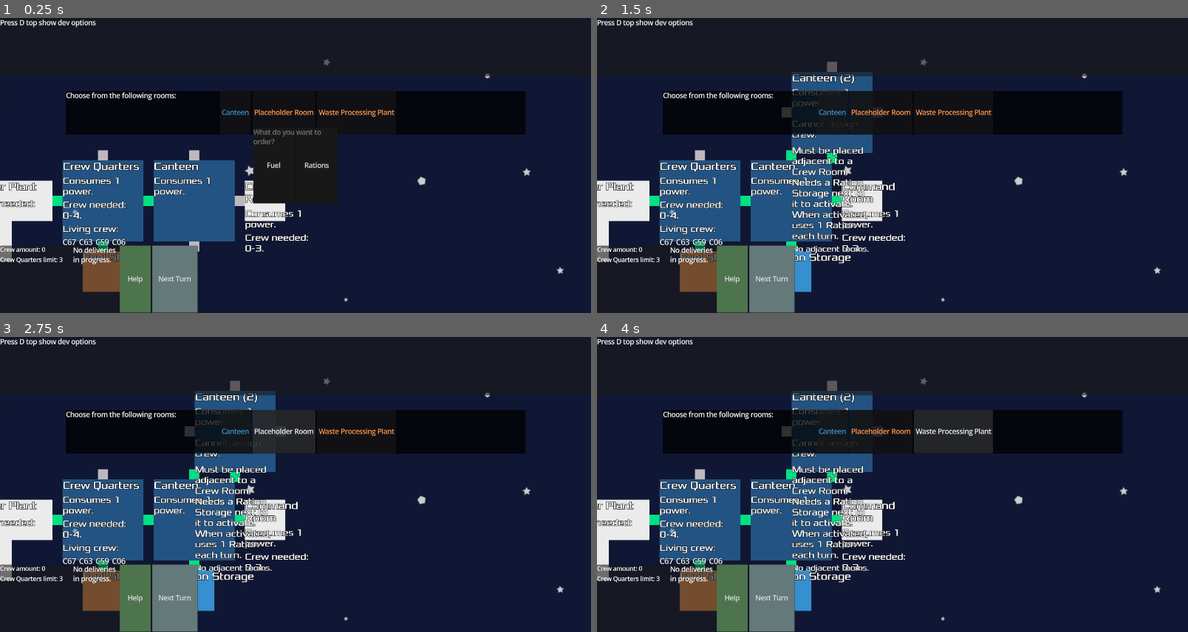
Above: before the commit, frames 1-4 (two rows, left to right).
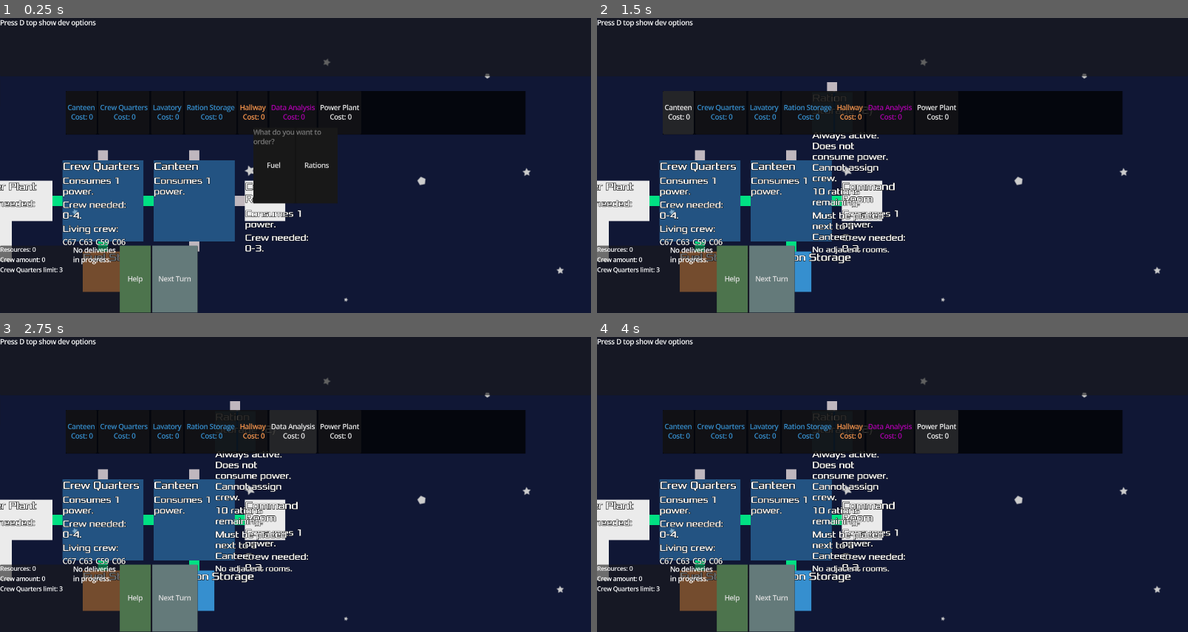
Above: after the commit, the same moments.

Repository: juhanikat/mothership
Game: Godot game, scene res://scenes/main.tscn
Same seed, same stepped clock (60 frames per second), same inputs: the game is played once before the commit and once after it. The engine's default icon, where the game draws it, is replaced by a stand-in: a white triangle on a blue panel in a dark square.
Inputs (mouse positions are in pixels of both pictures, inside the frame that each line leads up to):
- Up to frame 1 (0.25 s): no input
- Up to frame 2 (1.5 s): click (833, 112) at 0.5 s, where only the run before the commit has a clickable "Canteen"; click (679, 112) at 1.25 s, where only the run after the commit has a clickable "Canteen Cost: 0"
- Up to frame 3 (2.75 s): click (283, 431) at 2 s, where only the run before the commit has a clickable "Placeholder Room"
- Up to frame 4 (4 s): click (721, 431) at 2.75 s, where only the run after the commit has a clickable "Crew Quarters Cost: 0"; click (951, 431) at 3.5 s, where only the run before the commit has a clickable "Waste Processing Plant"

The runs differ from the first frame. In frame 1, 1.5% of the frame differs, in the area x 0-67%, y 25-87%; in frame 2, 6.2%; in frame 3, 5.9%; in frame 4, 6.4%, in the area x 0-67%, y 14-87%.

Commit message:
add resources, other big changes

Diff:
--- a/data_scripts/RoomData.gd
+++ b/data_scripts/RoomData.gd
@@ -15,6 +15,7 @@
 	AEH,
 	FUEL_STORAGE,
 	GARDEN,
+	AOR,
 	ROBOTICS,
 	WEAPONS_RESEARCH,
 	DATA_ANALYSIS,
@@ -78,6 +79,7 @@
 	RoomType.WPP: _wpp_data,
 	RoomType.FUEL_STORAGE: _fuel_storage_data,
 	RoomType.GARDEN: _garden_data,
+	RoomType.AOR: _aor_data,
 	RoomType.ROBOTICS: _robotics_data,
 	RoomType.WEAPONS_RESEARCH: _weapons_research_data,
 	RoomType.DATA_ANALYSIS: _data_analysis_data,
@@ -96,6 +98,7 @@
 	"room_shape": RoomShape.SmallSquareShape,
 	"room_desc": "",
 	"room_category": RoomCategory.SPECIAL_ROOM,
+	"resource_cost": 0,
 	"power_usage": 1,
 	"crew_needed": { "min": 0, "max": 3 },
 	"activate_when_connected": true,
@@ -108,6 +111,7 @@
 	"room_shape": RoomShape.LShape,
 	"room_desc": "Provides power for nearby rooms. Needs a Fuel Storage within 3 rooms to activate. When activated, uses 1 Fuel each turn.",
 	"room_category": RoomCategory.SPECIAL_ROOM,
+	"resource_cost": 0,
 	"power_usage": 0,
 	"crew_needed": { "min": 0, "max": 4 },
 	"activate_when_connected": true,
@@ -119,6 +123,7 @@
 	"room_shape": RoomShape.BigSquareShape,
 	"room_desc": "Allows importing resources such as fuel. Each delivery takes 3 turns to complete, and the room is locked in a powered state during that time.",
 	"room_category": RoomCategory.SPECIAL_ROOM,
+	"resource_cost": 0,
 	"power_usage": 1,
 	"crew_needed": { "min": 0, "max": 0 },
 }
@@ -130,6 +135,7 @@
 	"room_shape": RoomShape.BigSquareShape,
 	"room_desc": "Must be connected to a Canteen through Crew Rooms to activate.",
 	"room_category": RoomCategory.CREW_ROOM,
+	"resource_cost": 0,
 	"power_usage": 1,
 	"crew_amount": 4,
 	"crew_needed": { "min": 0, "max": 4 },
@@ -140,6 +146,7 @@
 	"room_shape": RoomShape.BigSquareShape,
 	"room_desc": "Must be placed adjacent to a Crew Room. Needs a Ration Storage next to it to activate. When activated, uses 1 Ration each turn.",
 	"room_category": RoomCategory.CREW_ROOM,
+	"resource_cost": 0,
 	"power_usage": 1,
 	"crew_needed": { "min": 0, "max": 0 },
 }
@@ -149,6 +156,7 @@
 	"room_shape": RoomShape.TShape,
 	"room_desc": "Must be placed adjacent to a Crew Room. There must be a Waste Processing Plant on the station to activate.",
 	"room_category": RoomCategory.CREW_ROOM,
+	"resource_cost": 0,
 	"power_usage": 1,
 	"crew_needed": { "min": 0, "max": 0 },
 }
@@ -158,6 +166,7 @@
 	"room_shape": RoomShape.SmallSquareShape,
 	"room_desc": "Must be placed next to a Canteen.",
 	"room_category": RoomCategory.CREW_ROOM,
+	"resource_cost": 0,
 	"always_activated": true,
 	"power_usage": 0,
 	"rations_amount": 10,
@@ -174,6 +183,7 @@
 					Adds one fuel to the nearest Fuel Storage for every two lavatories \
 					that are activated at the end of the turn.",
 	"room_category": RoomCategory.MAINTENANCE_ROOM,
+	"resource_cost": 0,
 	"power_usage": 2,
 	"crew_needed": { "min": 0, "max": 3 },
 	"delete_conns": ["left", "down", "right"],
@@ -184,6 +194,7 @@
 	"room_shape": RoomShape.LShape,
 	"room_desc": "Powers 1 room for every 4 green connectors on the station (rounded down).",
 	"room_category": RoomCategory.MAINTENANCE_ROOM,
+	"resource_cost": 0,
 	"power_usage": 0,
 	"power_supply": { "capacity": -1, "range": 10 },
 	"crew_needed": { "min": 0, "max": 3 },
@@ -196,6 +207,7 @@
 	"room_shape": RoomShape.MediumHallwayShape,
 	"room_desc": "",
 	"room_category": RoomCategory.MAINTENANCE_ROOM,
+	"resource_cost": 0,
 	"power_usage": 0,
 	"always_deactivated": true,
 	"accessible_by_crew": true,
@@ -207,6 +219,7 @@
 	"room_shape": RoomShape.MediumHallwayShape,
 	"room_desc": "Impassable by crew.",
 	"room_category": RoomCategory.MAINTENANCE_ROOM,
+	"resource_cost": 0,
 	"power_usage": 0,
 	"accessible_by_crew": false,
 	"always_deactivated": true,
@@ -218,6 +231,7 @@
 	"room_shape": RoomShape.SmallSquareShape,
 	"room_desc": "",
 	"room_category": RoomCategory.MAINTENANCE_ROOM,
+	"resource_cost": 0,
 	"power_usage": 0,
 	"always_activated": true,
 	"fuel_amount": 5,
@@ -230,6 +244,7 @@
 	"room_shape": RoomShape.SmallSquareShape,
 	"room_desc": "A placeholder room can be replaced by another room of the same size.",
 	"room_category": RoomCategory.MAINTENANCE_ROOM,
+	"resource_cost": 0,
 	"power_usage": 0,
 	"always_deactivated": true,
 	"crew_needed": { "min": 0, "max": 0 },
@@ -242,6 +257,7 @@
 	"room_shape": RoomShape.SmallSquareShape,
 	"room_desc": "Each adjacent Crew Quarters can has their Crew Capacity increased by 2.",
 	"room_category": RoomCategory.CREW_ROOM,
+	"resource_cost": 0,
 	"power_usage": 0,
 	"crew_supply_increase": 2,
 	"always_activated": true,
@@ -249,12 +265,24 @@
 }
 
 ## RESEARCH ROOMS
+
+const _aor_data: Dictionary[String, Variant] = {
+	"room_name": "Advanced Orbital Research",
+	"room_shape": RoomShape.TShape,
+	"room_desc": "Unlocks the Cargo Bay.",
+	"room_category": RoomCategory.RESEARCH_ROOM,
+	"resource_cost": 10,
+	"power_usage": 1,
+	"crew_needed": { "min": 0, "max": 0 },
+	#"delete_conns": ["up"],
+}
 
 const _robotics_data: Dictionary[String, Variant] = {
 	"room_name": "Robotics",
 	"room_shape": RoomShape.LShape,
 	"room_desc": "",
 	"room_category": RoomCategory.RESEARCH_ROOM,
+	"resource_cost": 0,
 	"power_usage": 1,
 	"crew_needed": { "min": 0, "max": 0 },
 }
@@ -264,6 +292,7 @@
 	"room_shape": RoomShape.TShape,
 	"room_desc": "Unlocks new rooms.",
 	"room_category": RoomCategory.RESEARCH_ROOM,
+	"resource_cost": 0,
 	"power_usage": 1,
 	"crew_needed": { "min": 0, "max": 0 },
 	"delete_conns": ["up"],
@@ -274,6 +303,7 @@
 	"room_shape": RoomShape.LShape,
 	"room_desc": "If activated at the start of a turn, adds an extra room option to choose from.",
 	"room_category": RoomCategory.RESEARCH_ROOM,
+	"resource_cost": 0,
 	"power_usage": 1,
 	"crew_needed": { "min": 0, "max": 0 },
 }
@@ -285,6 +315,7 @@
 	"room_shape": RoomShape.SmallSquareShape,
 	"room_desc": "Contains weapons to help your crew fight intruders.",
 	"room_category": RoomCategory.EMERGENCY_ROOM,
-	"power_usage": 1,
-	"crew_needed": { "min": 0, "max": 0 },
-}
+	"resource_cost": 0,
+	"power_usage": 1,
+	"crew_needed": { "min": 0, "max": 0 },
+}
--- a/gameplay_scripts/hud/hud.gd
+++ b/gameplay_scripts/hud/hud.gd
@@ -12,6 +12,7 @@
 @export var cargo_options_box: HBoxContainer
 @export var path_build_mode_label: RichTextLabel
 @export var path_info_label: RichTextLabel
+@export var resources_label: RichTextLabel
 @export var total_crew_amount_label: RichTextLabel
 @export var crew_quarters_limit_label: RichTextLabel
 @export var delivery_info_label: RichTextLabel
@@ -22,13 +23,14 @@
 
 @export var next_turn_button: Button
 
-@export var room_selection: RoomSelection
+@export var room_selector: RoomSelector
 @export var event_popup: EventPopup
 
 var total_crew: int = 0 # changed by the update() function in this script
 var crew_quarters_limit: int
 
 var spawned_room = null
+var total_resources: int = 0
 
 @onready var main: Main = get_parent()
 @onready var room_category_to_item_list = {
@@ -52,6 +54,7 @@
 
 	GlobalSignals.room_spawned.connect(_on_room_spawned)
 	GlobalSignals.room_connected.connect(_on_room_connected)
+	GlobalSignals.resources_changed.connect(_on_resources_changed)
 
 	path_build_mode_label.text = "Path build mode: OFF"
 	path_info_label.text = "No path yet"
@@ -92,7 +95,16 @@
 	for button: Button in cargo_options_box.get_children():
 		if len(button.pressed.get_connections()) > 0:
 			button.pressed.disconnect(_on_cargo_options_button_pressed)
-		button.pressed.connect(_on_cargo_options_button_pressed.bind(button.text, cargo_bay))
+
+		var delivery_type: RoomGameplay.DeliveryType
+		match button.text:
+			"Fuel":
+				delivery_type = RoomGameplay.DeliveryType.FUEL
+			"Rations":
+				delivery_type = RoomGameplay.DeliveryType.RATIONS
+			"Resources":
+				delivery_type = RoomGameplay.DeliveryType.RESOURCES
+		button.pressed.connect(_on_cargo_options_button_pressed.bind(delivery_type, cargo_bay))
 	cargo_popup.popup()
 
 
@@ -121,12 +133,13 @@
 	spawned_room = room
 
 
-func _on_room_connected(connector1: Connector, connector2: Connector) -> void:
-	if connector1.get_parent_room() == spawned_room or connector2.get_parent_room() == spawned_room:
-		# TODO: remove the hardcoded turn number here?
-		if GlobalVariables.turn != 1 and not GlobalVariables.CAN_PICK_MULTIPLE_ROOMS:
-			room_selection.hide()
-			spawned_room = null
+func _on_room_connected(_connector1: Connector, _connector2: Connector) -> void:
+	pass
+
+
+func _on_resources_changed(amount: int) -> void:
+	total_resources += amount
+	resources_label.text = "Resources: %" % [str(total_resources)]
 
 
 func _on_show_tooltips_button_toggled(toggled_on: bool) -> void:
@@ -141,7 +154,6 @@
 		return
 	if GlobalVariables.room_is_picked:
 		return
-	room_selection.show()
 	GlobalSignals.turn_advanced.emit()
 
 
@@ -166,7 +178,7 @@
 			item_list.deselect_all()
 
 
-func _on_cargo_options_button_pressed(cargo_type: String, cargo_bay: Room) -> void:
+func _on_cargo_options_button_pressed(cargo_type: RoomGameplay.DeliveryType, cargo_bay: Room) -> void:
 	# sets cargo type depending on the text of the Button pressed
 	main.order_cargo(cargo_type, cargo_bay)
 	cargo_popup.hide()
--- a/gameplay_scripts/hud/room_selection.gd
+++ /dev/null
@@ -1,30 +0,0 @@
-extends CanvasLayer
-
-class_name RoomSelection
-
-@export var order_description_label: RichTextLabel
-@export var room_container: HBoxContainer
-@onready var main: Main = get_tree().root.get_node("Main")
-
-
-func clear_room_buttons() -> void:
-	for button in room_container.get_children():
-		button.queue_free()
-
-
-## Adds one or more room buttons to the side panel (change this to have pictures of the rooms later).
-## Also show the description of the order.
-func show_order(description: String, room_data_array: Array[Dictionary]) -> void:
-	order_description_label.text = description
-	for room_data in room_data_array:
-		var new_room_button = Button.new()
-		var button_text_color = RoomData.room_colors[room_data["room_category"]]
-		new_room_button.add_theme_color_override("font_color", button_text_color)
-		new_room_button.text = "%s" % [room_data["room_name"]]
-		new_room_button.pressed.connect(_on_room_button_pressed.bind(room_data))
-		new_room_button.focus_mode = Control.FOCUS_NONE
-		room_container.add_child(new_room_button)
-
-
-func _on_room_button_pressed(room_data: Dictionary) -> void:
-	main.spawn_room_at_mouse(room_data)
--- /dev/null
+++ b/gameplay_scripts/hud/room_selector.gd
@@ -0,0 +1,86 @@
+extends CanvasLayer
+
+class_name RoomSelector
+
+@export var room_container: HBoxContainer
+@onready var main: Main = get_tree().root.get_node("Main")
+
+const RoomType = RoomData.RoomType
+const RoomCategory = RoomData.RoomCategory
+
+enum RoomSelection { STARTING_SELECTION }
+const starting_selection = [
+	RoomType.HALLWAY,
+	RoomType.POWER_PLANT,
+	RoomType.CREW_QUARTERS,
+	RoomType.CANTEEN,
+	RoomType.RATION_STORAGE,
+	RoomType.LAVATORY,
+	RoomType.DATA_ANALYSIS,
+]
+
+# this is updated through the game
+var current_selection = []
+
+
+static func room_sort(a: Dictionary, b: Dictionary) -> bool:
+	var category_preference = [
+		RoomCategory.CREW_ROOM,
+		RoomCategory.MAINTENANCE_ROOM,
+		RoomCategory.EMERGENCY_ROOM,
+		RoomCategory.RESEARCH_ROOM,
+		RoomCategory.LUXURY_ROOM,
+		RoomCategory.SPECIAL_ROOM,
+	]
+	if category_preference.find(a.room_category) > category_preference.find(b.room_category):
+		return false
+	elif category_preference.find(a.room_category) == category_preference.find(b.room_category):
+		var names = [a, b].map(func(room_data): return room_data.room_name)
+		names.sort()
+		if names.find(a.room_name) > names.find(b.room_name):
+			return false
+		return true
+	return true
+
+
+func _ready() -> void:
+	GlobalSignals.room_connected.connect(_on_room_connected)
+	current_selection += starting_selection
+
+
+func clear_room_buttons() -> void:
+	for button in room_container.get_children():
+		button.queue_free()
+
+
+func show_selection() -> void:
+	clear_room_buttons()
+
+	var room_data_array = []
+	for room_type in current_selection:
+		room_data_array.append(RoomData.room_data[room_type])
+
+	room_data_array.sort_custom(room_sort)
+
+	for room_data in room_data_array:
+		var new_room_button = Button.new()
+		var button_text_color = RoomData.room_colors[room_data["room_category"]]
+		new_room_button.add_theme_color_override("font_color", button_text_color)
+		new_room_button.text = "%s \n\n Cost: %s" % [room_data["room_name"], room_data["resource_cost"]]
+		new_room_button.pressed.connect(_on_room_button_pressed.bind(room_data))
+		new_room_button.focus_mode = Control.FOCUS_NONE
+		room_container.add_child(new_room_button)
+
+
+func add_rooms_to_selection(new_rooms: Array[RoomType]) -> void:
+	current_selection += new_rooms
+
+
+func _on_room_connected(connector1: Connector, _connector2: Connector) -> void:
+	if connector1.get_parent_room().room_type == RoomType.AOR:
+		add_rooms_to_selection([RoomType.CARGO_BAY])
+	show_selection()
+
+
+func _on_room_button_pressed(room_data: Dictionary) -> void:
+	main.spawn_room_at_mouse(room_data)
--- a/gameplay_scripts/main.gd
+++ b/gameplay_scripts/main.gd
@@ -47,7 +47,7 @@
 ## Creates a new room at <pos>, and adds it as a child to TestingRoom.
 func create_testing_room(room_type: RoomData.RoomType, pos: Vector2) -> Room:
 	var new_room = room_scene.instantiate()
-	new_room.init_room(RoomData.room_data[room_type])
+	new_room.init_room(RoomData.room_data[room_type], false, true)
 	new_room.global_position = pos
 	room_nodes.add_child(new_room)
 	return new_room
@@ -55,13 +55,7 @@
 
 func _ready() -> void:
 	camera.zoom = default_zoom
-	var active_data_analysis_rooms = get_tree().get_nodes_in_group(str(RoomType.DATA_ANALYSIS)) \
-	.filter(func(room: Room): return room.gameplay.activated)
-	var first_order = OrderFunctions.get_order_for_next_turn(len(active_data_analysis_rooms))
-
-	var possible_rooms: Array[Dictionary]
-	possible_rooms.assign(first_order.selected_rooms)
-	hud.room_selection.show_order(first_order.description, possible_rooms)
+	hud.room_selector.show_selection()
 
 	GlobalSignals.crew_quarters_limit_raised.connect(_on_crew_quarters_limit_raised)
 	GlobalSignals.crew_quarters_limit_lowered.connect(_on_crew_quarters_limit_lowered)
@@ -267,8 +261,8 @@
 	hud.show_cargo_popup(cargo_bay)
 
 
-func order_cargo(order_type: String, ordering_cargo_bay: Room) -> bool:
-	var delivery = { "type": order_type, "turns_left": 3, "made_by": ordering_cargo_bay }
+func order_cargo(order_type: RoomGameplay.DeliveryType, ordering_cargo_bay: Room) -> bool:
+	var delivery = { "type": order_type, "turns_left": 3, "amount": 5, "made_by": ordering_cargo_bay }
 	GlobalSignals.cargo_bay_order_made.emit(delivery)
 	return true
 
@@ -276,27 +270,10 @@
 ## Gets a new order from the captain and shows the corresponding buttons in the HUD.
 ## Also calls next_turn() inside each RoomGameplay.
 func _on_next_turn() -> void:
-	if hud.event_popup.visible:
-		hud.event_popup.hide()
-
 	GlobalVariables.turn += 1
 	for gameplay: RoomGameplay in get_tree().get_nodes_in_group("RoomGameplay"):
 		gameplay.next_turn()
 
-	var active_data_analysis_rooms = get_tree().get_nodes_in_group(str(RoomType.DATA_ANALYSIS)) \
-	.filter(func(room: Room): return room.gameplay.activated)
-	var next_order = OrderFunctions.get_order_for_next_turn(len(active_data_analysis_rooms))
-
-	var possible_rooms: Array[Dictionary]
-	possible_rooms.assign(next_order.selected_rooms)
-	hud.room_selection.clear_room_buttons()
-	hud.room_selection.show_order(next_order.description, possible_rooms)
-
-	EventFunctions.print_event_info(get_tree())
-	var next_event_data = EventFunctions.get_random_event(get_tree())
-	if next_event_data:
-		hud.event_popup.show_event(next_event_data)
-
 
 func _on_crew_added(amount: int) -> void:
 	total_crew += amount
--- a/gameplay_scripts/room/RoomGameplay.gd
+++ b/gameplay_scripts/room/RoomGameplay.gd
@@ -16,10 +16,11 @@
 var crew_needed: Dictionary = { } # with keys "min" and "max", if assigned crew is less than min, the room cannot be activated.
 
 # FOR CARGO BAY
+enum DeliveryType {FUEL, RATIONS, RESOURCES}
 var order_in_progress: bool = false
 var delivery_in_progress: bool = false
 var turns_until_delivery: int = -1
-var current_delivery: Dictionary # Contains type, turns_left, and made_by: Room
+var current_delivery: Dictionary # Contains type: DeliveryType, turns_left: int, amount: int, and made_by: Room
 
 # FOR FUEL STORAGE
 var fuel_remaining: int = 0
@@ -311,7 +312,7 @@
 		GlobalSignals.delivery_status_changed.emit(current_delivery)
 		if current_delivery.turns_left == 0:
 			delivery_in_progress = false
-			if current_delivery.type == "Fuel":
+			if current_delivery.type == DeliveryType.FUEL:
 				var all_fuel_storages = get_tree().get_nodes_in_group(str(RoomType.FUEL_STORAGE))
 				if not all_fuel_storages:
 					GlobalNotice.display("Could not deliver Fuel: There aren't any Fuel Storages on the station.")
@@ -322,7 +323,7 @@
 					random_fuel_storage.room_info.update_fuel_remaining_label(random_fuel_storage.gameplay.fuel_remaining)
 					random_fuel_storage.highlight()
 					GlobalNotice.display("Fuel delivered to a random Fuel Storage.")
-			elif current_delivery.type == "Rations":
+			elif current_delivery.type == DeliveryType.RATIONS:
 				var all_ration_storages = get_tree().get_nodes_in_group(str(RoomType.RATION_STORAGE))
 				if not all_ration_storages:
 					GlobalNotice.display("Could not deliver Fuel: There aren't any Fuel Storages on the station.")
@@ -333,6 +334,8 @@
 					random_ration_storage.room_info.update_rations_remaining_label(random_ration_storage.gameplay.rations_remaining)
 					random_ration_storage.highlight()
 					GlobalNotice.display("Rations delivered to a random Ration Storage.")
+			elif current_delivery.type == DeliveryType.RESOURCES:
+				GlobalSignals.resources_changed.emit(current_delivery.amount)
 			else:
 				push_error("Invalid delivery type!!")
 			deactivate_room(false, true)
--- a/gameplay_scripts/room/room.gd
+++ b/gameplay_scripts/room/room.gd
@@ -36,6 +36,7 @@
 
 var room_name: String
 var room_type: RoomData.RoomType
+var resource_cost: int = 0
 var room_category: RoomData.RoomCategory
 var overlapping_rooms: Array[Room] = []
 var adjacent_rooms: Array[Room] = [] # updated when any room is attached to this one
@@ -228,7 +229,7 @@
 
 
 ## Call this before the room is added to the scene tree.
-func init_room(i_data: Dictionary[String, Variant], is_picked: bool = false) -> void:
+func init_room(i_data: Dictionary[String, Variant], is_picked: bool = false, no_resource_cost: bool = false) -> void:
 	_data = i_data
 	_shape = _data["room_shape"]
 	room_name = _data["room_name"]
@@ -237,6 +238,8 @@
 	picked = is_picked
 	if is_picked:
 		GlobalVariables.room_is_picked = true
+	if not no_resource_cost:
+		resource_cost = _data["resource_cost"]
 
 
 func highlight(time: float = 2.0) -> void:
--- a/global_scripts/GlobalSignals.gd
+++ b/global_scripts/GlobalSignals.gd
@@ -12,6 +12,7 @@
 # NOTE: Main will listen to this and it handles the "next_turn()" function
 # inside RoomGameplay (and possibly elsewhere), since things have to be done in order
 signal turn_advanced
+signal resources_changed(amount: int)
 
 # For cargo bay and HUD interactions
 signal delivery_status_changed(new_status: Dictionary)
--- a/scenes/hud.tscn
+++ b/scenes/hud.tscn
@@ -1,7 +1,7 @@
 [gd_scene format=3 uid="uid://d1spf4ifa2e2j"]
 
 [ext_resource type="Script" uid="uid://bej65is377k75" path="res://gameplay_scripts/hud/hud.gd" id="1_ahhtf"]
-[ext_resource type="PackedScene" uid="uid://bha52nfpavehy" path="res://scenes/room_selection.tscn" id="2_5ysmq"]
+[ext_resource type="PackedScene" uid="uid://bha52nfpavehy" path="res://scenes/room_selector.tscn" id="2_5ysmq"]
 [ext_resource type="PackedScene" uid="uid://cisar4i6gjwbk" path="res://scenes/event_popup.tscn" id="2_oo0fn"]
 
 [sub_resource type="StyleBoxFlat" id="StyleBoxFlat_ahhtf"]
@@ -13,7 +13,7 @@
 [sub_resource type="StyleBoxFlat" id="StyleBoxFlat_5ysmq"]
 bg_color = Color(0.0768358, 0.0768358, 0.0768358, 1)
 
-[node name="HUD" type="CanvasLayer" unique_id=1061309850 nod …(386 unchanged characters)… oggle", "next_turn_button", "room_selection", "event_popup")]
+[node name="HUD" type="CanvasLayer" unique_id=1061309850 nod …(386 unchanged characters)… oggle", "next_turn_button", "room_selector", "event_popup")]
 script = ExtResource("1_ahhtf")
 crew_room_list = NodePath("PanelContainer/TopBar/CrewRoomList")
 maintenance_room_list = NodePath("PanelContainer/TopBar/MaintenanceRoomList")
@@ -33,10 +33,10 @@
 dev_options_hint_label = NodePath("PanelContainer/DevOptionsHintLabel")
 disable_events_toggle = NodePath("PanelContainer/TopBar/DisableEventsButton")
 next_turn_button = NodePath("PanelContainer2/HBoxContainer/NextTurnButton")
-room_selection = NodePath("RoomSelection")
+room_selector = NodePath("RoomSelector")
 event_popup = NodePath("EventPopup")
 
-[node name="RoomSelection" parent="." unique_id=941023662 instance=ExtResource("2_5ysmq")]
+[node name="RoomSelector" parent="." unique_id=463627268 instance=ExtResource("2_5ysmq")]
 
 [node name="PanelContainer" type="PanelContainer" parent="." unique_id=2066148056]
 anchors_preset = -1
@@ -151,6 +151,13 @@
 [node name="StatisticsVbox" type="VBoxContainer" parent="PanelContainer2/HBoxContainer" unique_id=1267736636]
 layout_mode = 2
 size_flags_horizontal = 3
+
+[node name="ResourcesLabel" type="RichTextLabel" parent="PanelContainer2/HBoxContainer/StatisticsVbox" unique_id=282966580]
+layout_mode = 2
+size_flags_horizontal = 3
+theme_override_font_sizes/normal_font_size = 14
+text = "Resources: 0"
+fit_content = true
 
 [node name="TotalCrewAmountLabel" type="RichTextLabel" parent="PanelContainer2/HBoxContainer/StatisticsVbox" unique_id=547639262]
 layout_mode = 2
@@ -245,17 +252,11 @@
 size_flags_horizontal = 4
 size_flags_vertical = 4
 bbcode_enabled = true
-text = "Pick rooms from the panel at the top of the screen. When a room is picked up, place it down so that one of its connectors is near another connector to connect it. Connected rooms cannot be moved again. While holding a room, press right click if you want to cancel placing it and pick another.
-
-There are four different room categories:
-- Crew Rooms contain facilities to increase the size of your crew. The Crew Quarters is the most important room in this category, and each Crew Quarters needs its own Canteen and Lavatory.
-- Maintenance Rooms are the backbone of the station and are needed for other rooms to function. They can also help you design the layout of the station and make it run more effectively, especially later in the game.
-- Research Rooms unlock new room types.
-- Special Rooms such as Power Plants and the Command Room are rare and can only be built on specific turns. They have important gameplay mechanics assigned to them.
-
-Pressing the \"Next turn\" button in the bottom left corner of the screen advances the game. You can choose 1 new room to add to the station each turn. Advancing the turn also has other effects, such as depleting one fuel resource to power each of your Power Plants.
-
-You lose the game if the Command Room runs out of power or there is not enough crew to man it (this is not implemented yet).
+text = "Your goal is to survive for as long as you can! You fail if the Command Room runs out of power.
+
+Building rooms costs resources.
+
+Each Crew Member needs 1 ration per turn. If you don’t have enough rations, the Crew Members cannot work (they are shown in red in their Crew Quarters) until you have enough rations. Each Crew Room cluster also needs an activated Canteen and Lavatory for the Crew Members to work. Crew can work at most 3 rooms away from their Crew Room cluster.
 "
 fit_content = true
 metadata/_edit_use_anchors_ = true
--- a/scenes/room_selection.tscn
+++ b/scenes/room_selector.tscn
@@ -1,13 +1,12 @@
 [gd_scene format=3 uid="uid://bha52nfpavehy"]
 
-[ext_resource type="Script" uid="uid://dmq65ad0ipcv4" path="res://gameplay_scripts/hud/room_selection.gd" id="1_ayfju"]
+[ext_resource type="Script" uid="uid://dmq65ad0ipcv4" path="res://gameplay_scripts/hud/room_selector.gd" id="1_yt7iy"]
 
 [sub_resource type="StyleBoxFlat" id="StyleBoxFlat_cs5ee"]
 bg_color = Color(0, 0, 0, 0.745098)
 
-[node name="RoomSelection" type="CanvasLayer" unique_id=463627268 node_paths=PackedStringArray("order_description_label", "room_container")]
-script = ExtResource("1_ayfju")
-order_description_label = NodePath("SelectionPanel/HBoxContainer/OrderDescription")
+[node name="RoomSelector" type="CanvasLayer" unique_id=463627268 node_paths=PackedStringArray("room_container")]
+script = ExtResource("1_yt7iy")
 room_container = NodePath("SelectionPanel/HBoxContainer/RoomContainer")
 
 [node name="SelectionPanel" type="PanelContainer" parent="." unique_id=346100080]
@@ -24,15 +23,6 @@
 [node name="HBoxContainer" type="HBoxContainer" parent="SelectionPanel" unique_id=476675178]
 layout_mode = 2
 
-[node name="OrderDescription" type="RichTextLabel" parent="SelectionPanel/HBoxContainer" unique_id=1646632941]
-layout_mode = 2
-size_flags_horizontal = 3
-size_flags_stretch_ratio = 0.5
-text = "order description
-goes
-here
-srdf"
-
 [node name="RoomContainer" type="HBoxContainer" parent="SelectionPanel/HBoxContainer" unique_id=1592582349]
 layout_mode = 2
 size_flags_horizontal = 3
Renamed: gameplay_scripts/hud/room_selection.gd.uid -> gameplay_scripts/hud/room_selector.gd.uid
